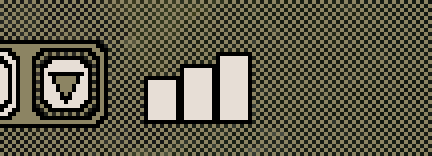
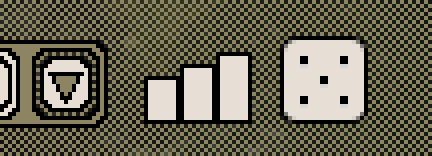
Layer changes from the first 432×156 image to the second:
added layer "Prostokąt zaokrąglony 1" above "Prostokąt 1 kopiuj 2" over [280, 36, 368, 124]
